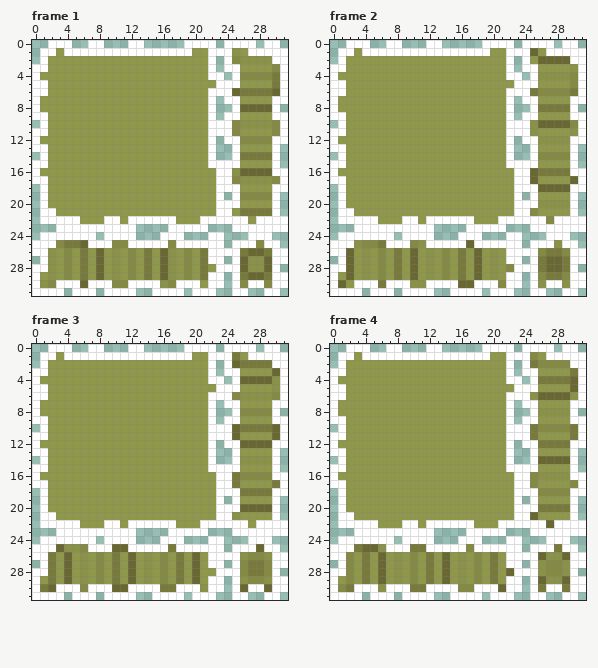
A pixel-art file gets an edit: gurggupeli/player/assets/vesi.aseprite. The picture above is the old version.
32x32 pixels, 4 frames. Colours within 5 levels of each other are drawn and written as one. Shown: frame 1, frame 2, frame 3, frame 4.
After:
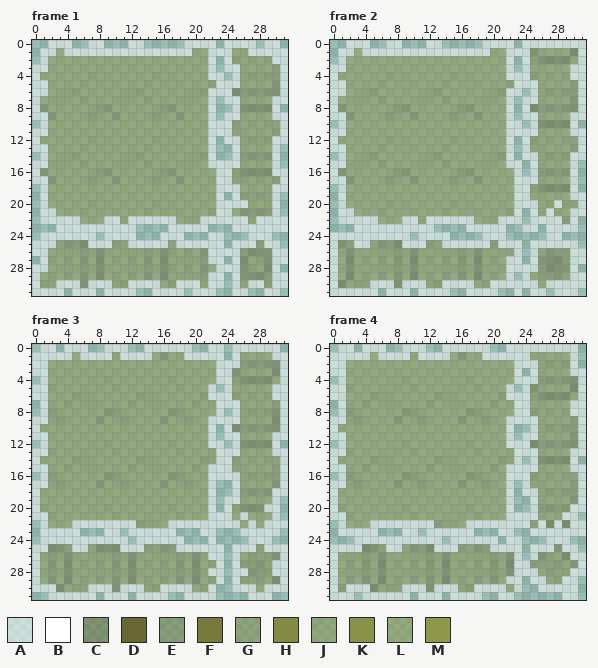
Palette (. is transparent): A #ffffff80  B #ffffff  C #69683380  D #696833  E #787a3c80  F #787a3c  G #84894480  H #848944  J #8a914880  K #8a9148  L #8f974a80  M #8f974a
Edits made:
layer "Layer 1" opacity 100% -> 50%
Changed rows in their new state; - is an unchanged pixel.
Frame 1:
first column x 0:
 0 --AAA--AA---AA-----AAAA-AAAA-AA-
 1 -AALAAAAAAAAAAAAAAAALLAAAJLAAAAA
 2 -ALLLLLLLLLLLLLLLLLLLLA-AGJJJJAA
 3 AALLLLLLLLLLLLLLLLLLLLA-AALLLLGA
 4 ALLLLLLJJLLLLLLJJLLLLLAA-AGGGGEA
 5 AALLLLJLLJLLLLJLLJLLLLJAAALLLLEA
 6 AALLGGLLLLLLGGLLLLLLGGAAACEEEECA
 7 ALLGLLGLLLLGLLGLLLLGLLA-AALLLLAA
 8 AELLLLLLEELLLLLLEELLLLA--ACCCCA-
 9 AAELLLLELLELLLLELLELLLA-AALLLLAA
10 -ALLLLLLLLLLLLLLLLLLLLAAAGJJJJGA
11 AALLLLLLLLLLLLLLLLLLLLAAAGLLLLGA
12 ALLLLLLJJLLLLLLJJLLLLLA-AAGGGGAA
13 AALLLLJLLJLLLLJLLJLLLLA--ALLLLA-
14 -ALLGGLLLLLLGGLLLLLLGGA--AEEEEA-
15 AALGLLGLLLLGLLGLLLLGLLAAAALLLLA-
16 AELLLLLLEELLLLLLEELLLLLAAJCCCCAA
17 AAELLLLELLELLLLELLELLLLAAGJJJJGA
18 -ALLLLLLLLLLLLLLLLLLLLLAAALLLLAA
19 -ALLLLLLLLLLLLLLLLLLLLLA-AGGGGA-
20 -ALLLLLJJLLLLLLJJLLLLLLAAAALLLA-
21 -AALLLJLLJLLLLJLLJLLLLJAALEEEEA-
22 -AAAAALLLAALAAAAAALLGAAAAAALAAAA
23 ---AAAAAAAAAA----AAAAA---AAAAAAA
24 -AAAAAAA-AAAA---AAA---AA---AAA--
25 AAAGEECAAAGGAAAAAGAAAAAA-AAAGAA-
26 AAJLGLELCLJLGLELCJLGLEAAAAECCEAA
27 -AJLGLELCLJLGLELCJLGLEAA-ACJJCAA
28 AAJLGLELCLJLGLELCJLGLELAAACJJCA-
29 ALJLGLELCLJLGLELCJLGLEAA-AECCEAA
30 AJGAAACAAAGGAAAAJGAAALAA-AGAAGAA
31 AAAA-AAA-AAAA--AAAA-AAA--AA--AA-
Frame 2:
first column x 0:
 0 --AAA--AA---AA-----AAAA-AAAAAAAA
 1 -AALAAAAAAAAAAAAAAAALLAAACLLLLCA
 2 -ALLLLLLLLLLLLLLLLLLLLA-AJCCCCJA
 3 AALLLLLLLLLLLLLLLLLLLLA-AJLLLLAA
 4 ALLLLLLJJLLLLLLJJLLLLLAAAGJJJJAA
 5 AALLLLJLLJLLLLJLLJLLLLJAAALLLLGA
 6 AALLGGLLLLLLGGLLLLLLGGAA.AGGGGEA
 7 ALLGLLGLLLLGLLGLLLLGLLA-AALLLLEA
 8 AELLLLLLEELLLLLLEELLLLA-ACEEEECA
 9 AAELLLLELLELLLLELLELLLA-AALLLLAA
10 -ALLLLLLLLLLLLLLLLLLLLAA.ACCCCA.
11 AALLLLLLLLLLLLLLLLLLLLAAAALLLLAA
12 ALLLLLLJJLLLLLLJJLLLLLA-AGJJJJGA
13 AALLLLJLLJLLLLJLLJLLLLA-AGLLLLGA
14 -ALLGGLLLLLLGGLLLLLLGGA-AAGGGGAA
15 AALGLLGLLLLGLLGLLLLGLLAA.ALLLLA-
16 AELLLLLLEELLLLLLEELLLLLA.AEEEEA.
17 AAELLLLELLELLLLELLELLLLAAALLLLA.
18 -ALLLLLLLLLLLLLLLLLLLLLAAJCCCCA.
19 -ALLLLLLLLLLLLLLLLLLLLLAAJLLLLAA
20 -ALLLLLJJLLLLLLJJLLLLLLAAAJJAJGA
21 -AALLLJLLJLLLLJLLJLLLLJA.ALALLAA
22 -AAAAALLLAALAAAAAALLGAAA.AAAAGA.
23 ---AAAAAAAAAA----AAAAA--AA.AAAA.
24 AAAAAAAAAA.AAAA-...AAA..---AA.--
25 ACJAAGEECAAAGGAAAAAAGAAA-AAAAAA-
26 ALCLJLGLELCLJLGLELCLJLGA.AGEEGAA
27 ALCLJLGLELCLJLGLELCLJLAA-AECCEAA
28 ALCLJLGLELCLJLGLELCLJLAAAAECCEA-
29 ALCLJLGLELCLJLGLELCLJLA.AJGEEGAA
30 ACJJGAAACAAAGGAAAAJJAAAAAAJAAAAA
31 AAAAAA.AAA.AAAA..AAAA..A-AA-AAA-
Frame 3:
first column x 0:
 0 -AA.AAA..AAA..AAAAAA..AA.AAAAAA-
 1 AAAAALAAAALAAAALELLAAAAA.ALLLLAA
 2 AALLLLLLLLLLLLLLLLLLLLLAAAEEEECA
 3 AALLLLLLLLLLLLLLLLLLLLLAACLLLLCA
 4 .ALLLLLLJJLLLLLLJJLLLLLAAJCCCCJA
 5 AAJLLLLJLLJLLLLJLLJLLLA.AJLLLLAA
 6 AALLLGGLLLLLLGGLLLLLLGAAAGJJJJAA
 7 .ALLGLLGLLLLGLLGLLLLGLLAAALLLLGA
 8 .AELLLLLLEELLLLLLEELLLLA-AGGGGCA
 9 AALELLLLELLELLLLELLELLAAAALLLLCA
10 ALLLLLLLLLLLLLLLLLLLLLA.ACEEEECA
11 AALLLLLLLLLLLLLLLLLLLLA.AALLLLAA
12 .ALLLLLLJJLLLLLLJJLLLLAA.ACCCCA.
13 AAJLLLLJLLJLLLLJLLJLLLLAAALLLLAA
14 ALLLLGGLLLLLLGGLLLLLLGGAAGJJJJGA
15 AALLGLLGLLLLGLLGLLLLGLAAAGLLLLGA
16 .AELLLLLLEELLLLLLEELLLAAAAGGGGEA
17 AALELLLLELLELLLLELLELLA..ALLLLEA
18 ALLLLLLLLLLLLLLLLLLLLLA..AEEEEAA
19 ALLLLLLLLLLLLLLLLLLLLLA.AALLLLA-
20 AJLLLLLLJJLLLLLLJJLLLLA.AJCCCAA-
21 AAJLLLLJLLJLLLLJLLJLLLAAAJALLLA-
22 -ALLLAAAAAAAAGGLLAAAAAAAAAJAJAAA
23 -AAAAA...AA.AAAAAA...AA--.AAAAA.
24 -AAAAAAAAAAA.AAAAAA---A.---AAA--
25 AACCJAAGCCCAAAGGEEAAAAAA-AAAJAAA
26 ALELCLJLGLELCLJLGLELCLAA.AJGGJCA
27 ALELCLJLGLELCLJLGLELCLJA-AGEEGAA
28 ALELCLJLGLELCLJLGLELCLAA.AAEEGAA
29 ALELCLJLGLELCLJLGLELCLJA-AJGGJCA
30 AAACJJGAAACAAAGGAAAAJJA.-AAAJAAA
31 ..AAAAAA-AAA.AAAA..AAAA--..AAA.-
Frame 4:
first column x 0:
 0 -AA.AAA..AAA..AAAAAA..AAAAAAAAA-
 1 AAAAALAAAALAAAALELLAAAAAAGLLLLA.
 2 AALLLLLLLLLLLLLLLLLLLLLAAAGGGGA.
 3 AALLLLLLLLLLLLLLLLLLLLLA.ALLLLAA
 4 .ALLLLLLJJLLLLLLJJLLLLLAAAEEEECA
 5 AAJLLLLJLLJLLLLJLLJLLLA.ACLLLLCA
 6 AALLLGGLLLLLLGGLLLLLLGAAAJCCCCJA
 7 .ALLGLLGLLLLGLLGLLLLGLLAAJLLLLAA
 8 .AELLLLLLEELLLLLLEELLLLAAGJJJJAA
 9 AALELLLLELLELLLLELLELLAAAALLLLGA
10 ALLLLLLLLLLLLLLLLLLLLLA..AGGGGEA
11 AALLLLLLLLLLLLLLLLLLLLA.AALLLLEA
12 .ALLLLLLJJLLLLLLJJLLLLAAACEEEECA
13 AAJLLLLJLLJLLLLJLLJLLLLAAALLLLAA
14 ALLLLGGLLLLLLGGLLLLLLGGA-ACCCCA-
15 AALLGLLGLLLLGLLGLLLLGLAAAALLLLAA
16 .AELLLLLLEELLLLLLEELLLAAAGJJJJGA
17 AALELLLLELLELLLLELLELLA.AGLLLLGA
18 ALLLLLLLLLLLLLLLLLLLLLA.AAGGGGEA
19 ALLLLLLLLLLLLLLLLLLLLLA.-ALLLLEA
20 AJLLLLLLJJLLLLLLJJLLLLA..AEEEEAA
21 AAJLLLLJLLJLLLLJLLJLLLAAAALLLAA-
22 -ALLLAAAAAAAAGGLLAAAAAAAAJACACAA
23 -AAAAA...AA.AAAAAA...AA--AAAAAAA
24 -..AAAAAAAAAAA-AAAAAA-AA---AAA--
25 AAAACCJAAGEECAAAGGEEAAAA-AAAEAA-
26 ALGLELCLJLGLELCLJLGLELCA.ACJJCAA
27 ALGLELCLJLGLELCLJLGLELCAAEJGGJEA
28 ALGLELCLJLGLELCLJLGLELCAAAJGGJAA
29 ALGLELCLJLGLELCLJLGLELAA-AAJJAA.
30 AGAAACJJGAAACAAAGGAAAAJA-.AAAAA.
31 AAA.AAAAAA.AAA-AAAA-.AA--..--AA-
